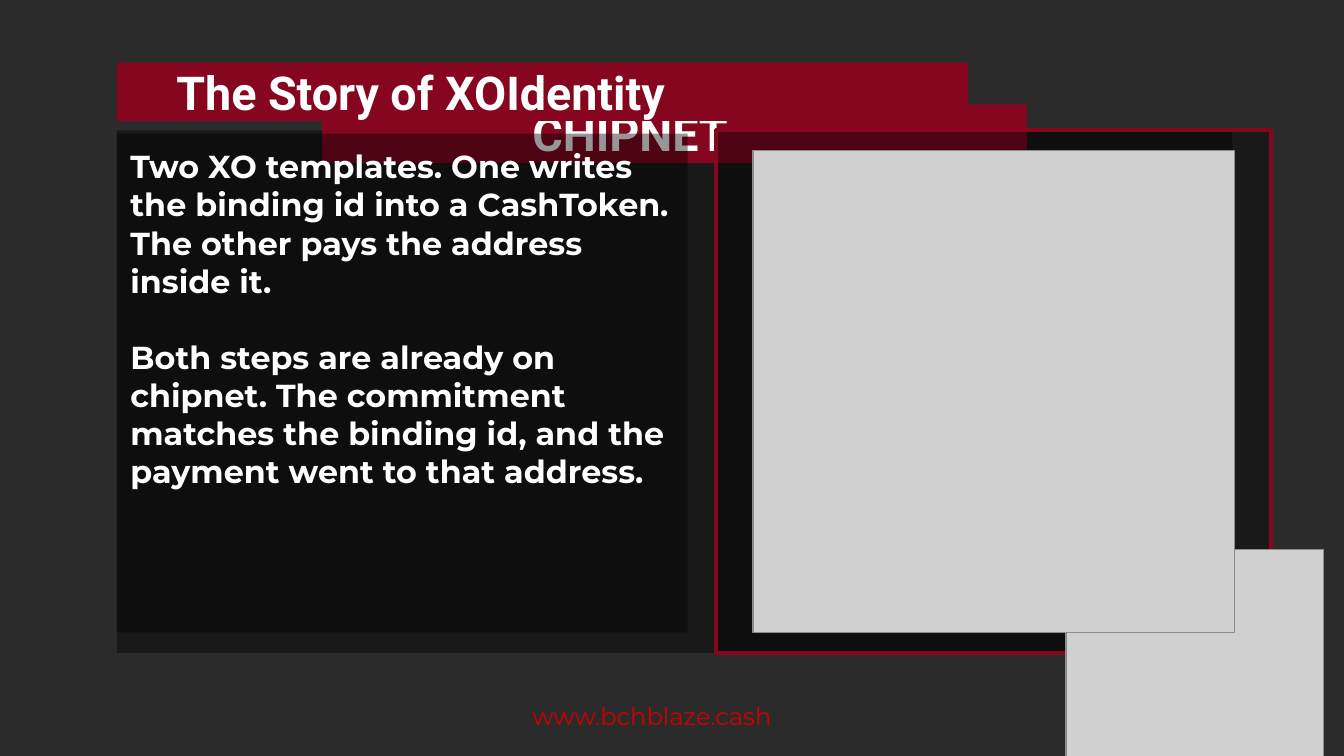
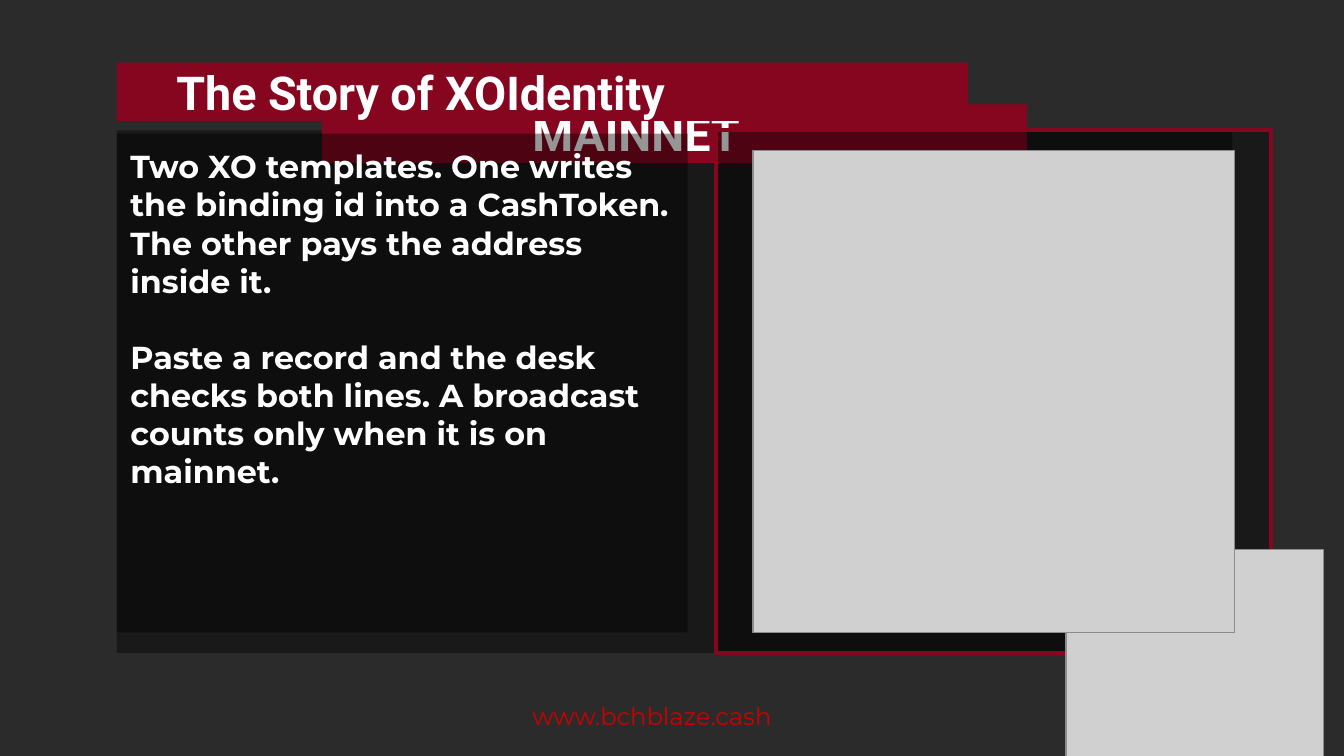
Before and after one commit to Utitofon-Udoekong/xoidentity, a slide deck: slide 3 of BLAZE-2026-XOIdentity.pptx. Drawn at 1344x756 pixels with LibreOffice and Linux fonts; fonts in the diff are those of the drawing; grey boxes stand for pictures; background and template pictures are left out; a plain dark background stands for a picture behind light text. Boxes give left, top, right and bottom in pixels: in the first picture for what was removed or moved away, otherwise in the second. Text is boxed around its words. In the diff, an @@ line names an element or a change of style, - is before the commit and + after.

Commit message:
feat: check a pasted binding as it is typed and compile identity before deploy
The desk updates the commitment and pay lines without a verify button, and the Vercel build compiles @bchblaze/identity first.

```diff
--- a/BLAZE-2026-XOIdentity.pptx
+++ b/BLAZE-2026-XOIdentity.pptx
@@ text at <box>532,109,739,162</box>: text changed @@
-CHIPNET
+MAINNET
@@ text in rectangle at <box>130,345,639,484</box>: text changed @@
-Both steps are already on chipnet. The commitment matches the binding id, and the payment went to that address.
+Paste a record and the desk checks both lines. A broadcast counts only when it is on mainnet.
```
Also in this commit, not shown: 3 other slides changed, 2 slides added, 2 other files.
